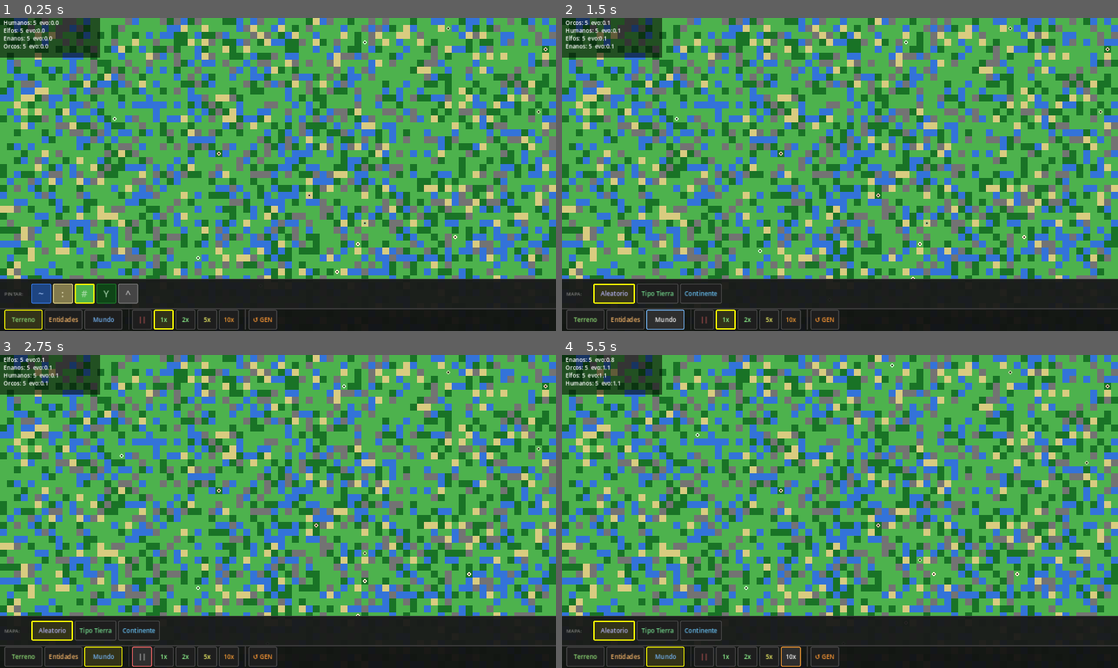
Above: before the commit, frames 1-4 (two rows, left to right).
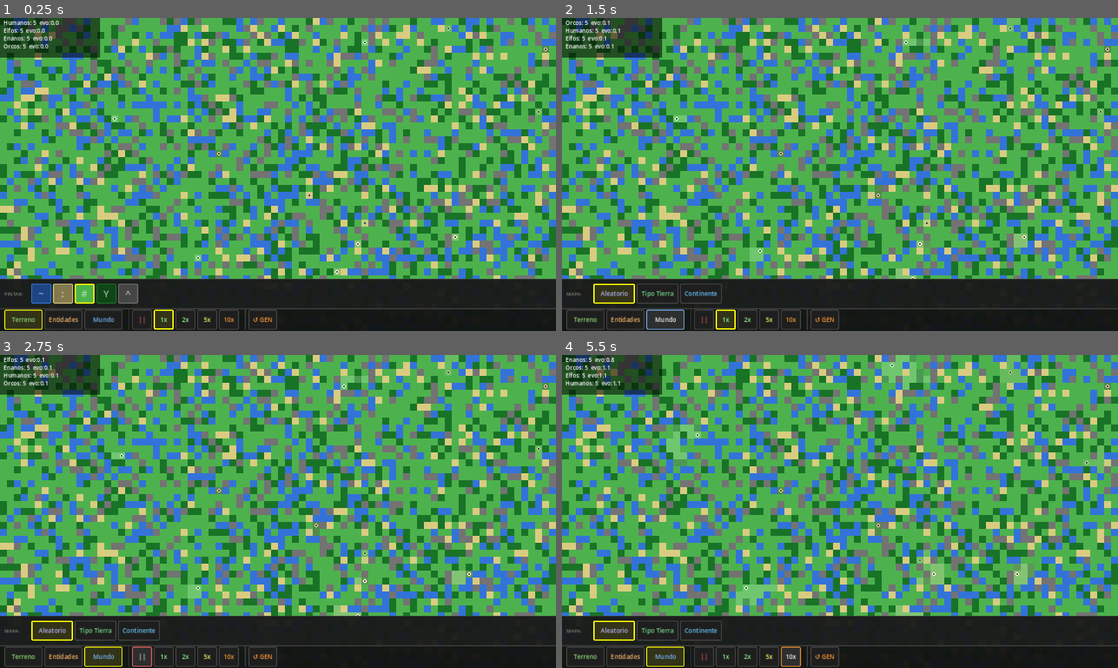
Above: after the commit, the same moments.

Repository: scastorina/civilizatio
Game: Godot game, scene res://scenes/Main.tscn
Two runs of this game, one before a commit and one after it. Both use one fixed random seed, a clock stepped at 60 frames per second and the inputs below.
Inputs:
- Up to frame 1 (0.25 s): no input
- Up to frame 2 (1.5 s): click "Entidades" at 0.5 s; click "Mundo" at 1.25 s
- Up to frame 3 (2.75 s): click "||" at 2 s
- Up to frame 4 (5.5 s): click "1x" at 2.75 s; click "2x" at 3.5 s; click "5x" at 4.25 s; click "10x" at 5 s

The runs differ from the first frame. In frame 1, 0.2% of the frame differs, in the area x 20-99%, y 2-83%; in frame 2, 0.7%; in frame 3, 0.8%; in frame 4, 2.4%, in the area x 18-99%, y 0-84%.

Commit message:
Add territory ownership and species color overlay on map
Each tile now tracks which species owns it. Humans claim tiles as
they move, and the map renders a color blend (30% species tint over
biome color) to show territorial control visually.

Co-Authored-By: Claude Sonnet 4.6 <noreply@anthropic.com>

Diff:
--- a/scripts/Main.gd
+++ b/scripts/Main.gd
@@ -20,6 +20,7 @@
 var world_grid := WorldGrid.new(WORLD_WIDTH, WORLD_HEIGHT)
 var humans: Array[Human] = []
 var move_tick_accumulator := 0.0
+var _species_colors: Dictionary = {}
 
 var current_speed_idx := 1
 var current_map_idx := 0
@@ -30,6 +31,8 @@
 
 func _ready() -> void:
 	rng.randomize()
+	for sp: Dictionary in SPECIES_LIBRARY:
+		_species_colors[sp["name"] as String] = sp["color"] as Color
 	ui = GameUI.new()
 	add_child(ui)
 	ui.setup_species(SPECIES_LIBRARY)
@@ -113,6 +116,7 @@
 	preferred.assign(species["preferred"])
 	var human := Human.new()
 	human.setup(cell, TILE_SIZE, species["name"], species["color"], preferred)
+	world_grid.set_owner(cell, species["name"] as String)
 	add_child(human)
 	humans.append(human)
 
@@ -126,6 +130,7 @@
 		occupied.erase(_cell_key(human.grid_position))
 		var next := human.choose_next_cell(world_grid, rng, occupied)
 		human.set_grid_position(next)
+		world_grid.set_owner(next, human.species_name)
 		occupied[_cell_key(next)] = true
 
 func _update_evolution() -> void:
@@ -135,10 +140,13 @@
 func _draw() -> void:
 	for y in range(world_grid.height):
 		for x in range(world_grid.width):
-			draw_rect(
-				Rect2(x * TILE_SIZE, y * TILE_SIZE, TILE_SIZE, TILE_SIZE),
-				_biome_color(world_grid.get_biome(Vector2i(x, y)))
-			)
+			var cell := Vector2i(x, y)
+			var c := _biome_color(world_grid.get_biome(cell))
+			var owner := world_grid.get_owner(cell)
+			if owner != "":
+				var sc: Color = _species_colors.get(owner, Color.WHITE)
+				c = c.lerp(sc, 0.30)
+			draw_rect(Rect2(x * TILE_SIZE, y * TILE_SIZE, TILE_SIZE, TILE_SIZE), c)
 
 	# Species stats overlay (top-left)
 	var stats := _species_stats()
--- a/scripts/WorldGrid.gd
+++ b/scripts/WorldGrid.gd
@@ -6,6 +6,7 @@
 
 var _rng := RandomNumberGenerator.new()
 var _tiles: Array = []
+var _owners: Array = []
 
 func _init(p_width: int, p_height: int) -> void:
 	width = p_width
@@ -13,6 +14,7 @@
 	_rng.randomize()
 
 func generate(preset: String = "random") -> void:
+	_clear_owners()
 	match preset:
 		"earth_like":
 			_generate_earth_like()
@@ -20,6 +22,24 @@
 			_generate_continent()
 		_:
 			_generate_random()
+
+func _clear_owners() -> void:
+	_owners.clear()
+	for _y in range(height):
+		var row: Array = []
+		for _x in range(width):
+			row.append("")
+		_owners.append(row)
+
+func get_owner(cell: Vector2i) -> String:
+	if not is_in_bounds(cell):
+		return ""
+	return _owners[cell.y][cell.x]
+
+func set_owner(cell: Vector2i, species: String) -> void:
+	if not is_in_bounds(cell):
+		return
+	_owners[cell.y][cell.x] = species
 
 func _generate_random() -> void:
 	_tiles.clear()
